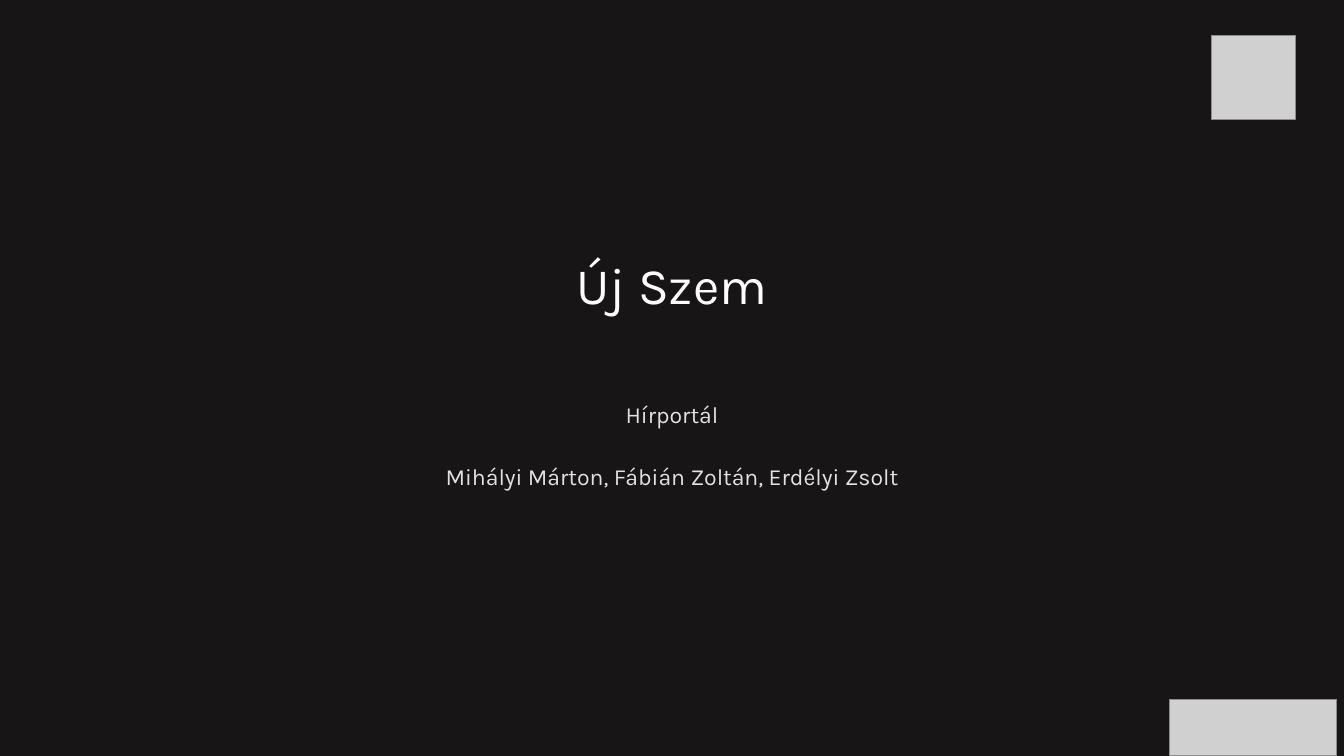
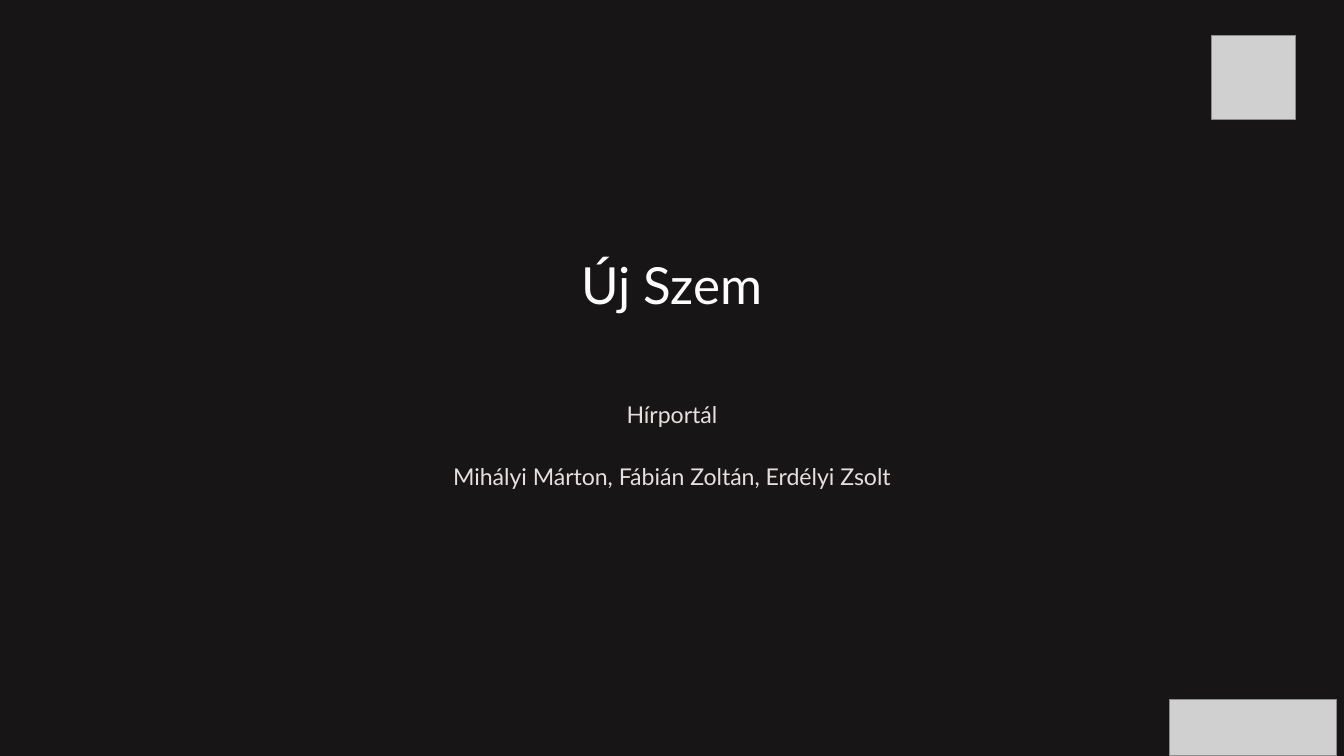
Before and after one commit to pjotr-Blip/Projekt-UjSzem, a slide deck: slide 1 of Uj-Szem.pptx. Drawn at 1344x756 pixels with LibreOffice and Linux fonts; fonts in the diff are those of the drawing; grey boxes stand for pictures; background and template pictures are left out. Boxes give left, top, right and bottom in pixels: in the first picture for what was removed or moved away, otherwise in the second. Text is boxed around its words. In the diff, an @@ line names an element or a change of style, - is before the commit and + after.

```diff
--- a/Uj-Szem.pptx
+++ b/Uj-Szem.pptx
@@ text "Új Szem" at (582,260,762,313): font Karla to Lato @@
@@ text "Hírportál" at (453,406,890,489): font Karla to Lato @@
```
Also in this commit, not shown: 8 other slides changed, 1 slide added, 1 slide removed.
